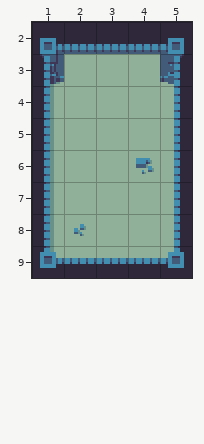
An edit to a level. Tiled map (JSON), maps/map1.json. The first picture shows the starting point.
Cells are 16x16 px. Shown: x 1..5, y 2..9.
The result:
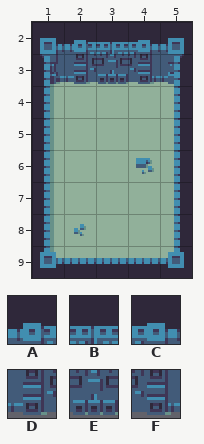
Key: from "dungeon_sheet": A 192, B 193, C 194, D 216, E 217, F 218.
_ is an empty cell.
Tiles of an added or newly shown layer are drawn over the layers below it.
Diff:
Layer "Animated" (added):
The author put tile A in row 2 at x 2.
The author put tile B in row 2 at x 3.
The author put tile C in row 2 at x 4.
The author put tile D in row 3 at x 2.
The author put tile E in row 3 at x 3.
The author put tile F in row 3 at x 4.
Pixel boxes of the changes (left, top, right, bottom) in both pictures:
added: (64, 40, 160, 84)
